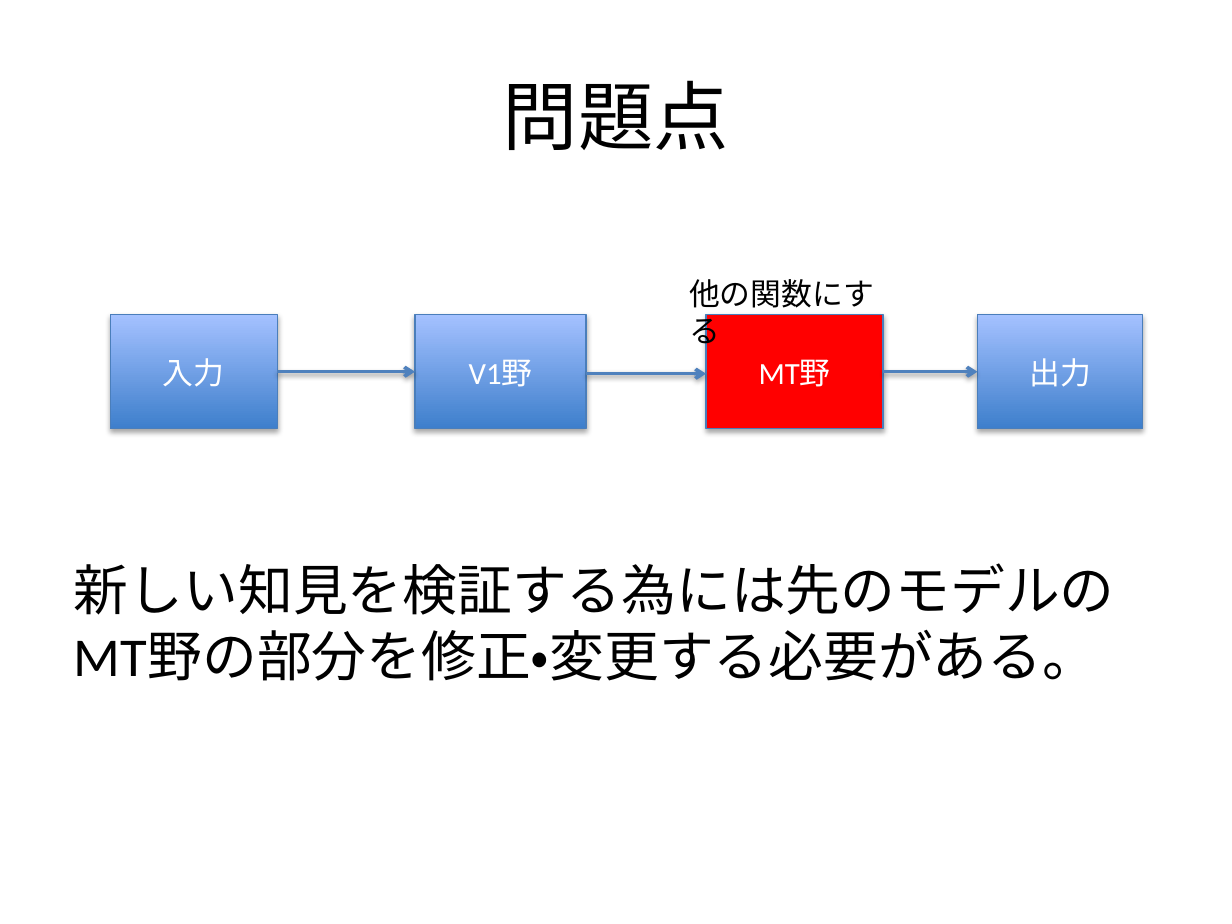
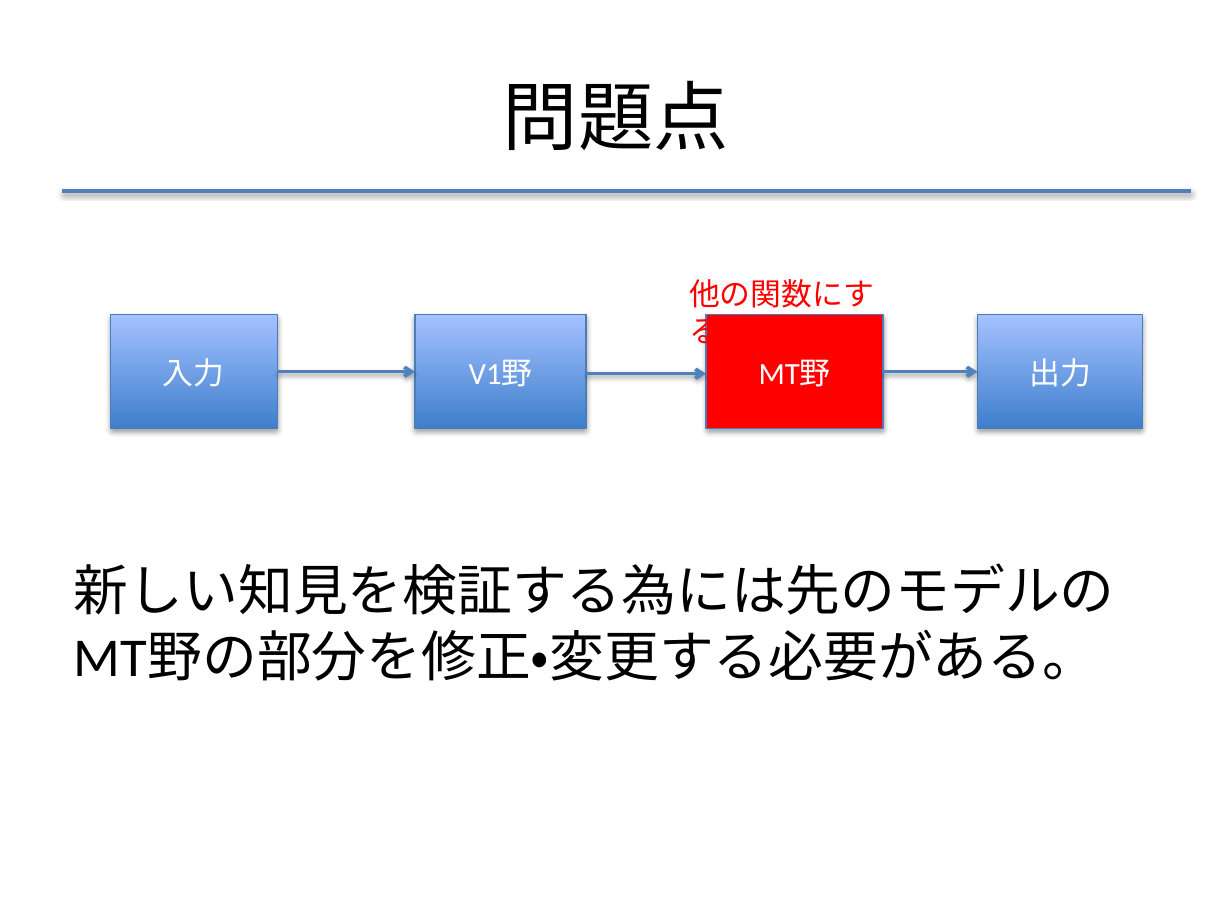
Before and after one commit to f-akazawa/akaz_uecdevelop, a slide deck: slide 6 of doc/中間発表資料.pptx (slide 5 before the commit). Drawn at 1232x924 pixels with LibreOffice and Linux fonts; fonts in the diff are those of the drawing. Boxes give left, top, right and bottom in pixels: in the first picture for what was removed or moved away, otherwise in the second. Text is boxed around its words. In the diff, an @@ line names an element or a change of style, - is before the commit and + after.

```diff
--- a/doc/中間発表資料.pptx
+++ b/doc/中間発表資料.pptx
@@ line added from (62, 191) to (1191, 191), #4F81BD 2 pt @@
@@ text "他の関数にする" at (x1=689, y1=279, x2=874, y2=351): text colour #000000 to #FF0000 @@
```
Also in this commit, not shown: 17 other slides changed, 1 slide added.
